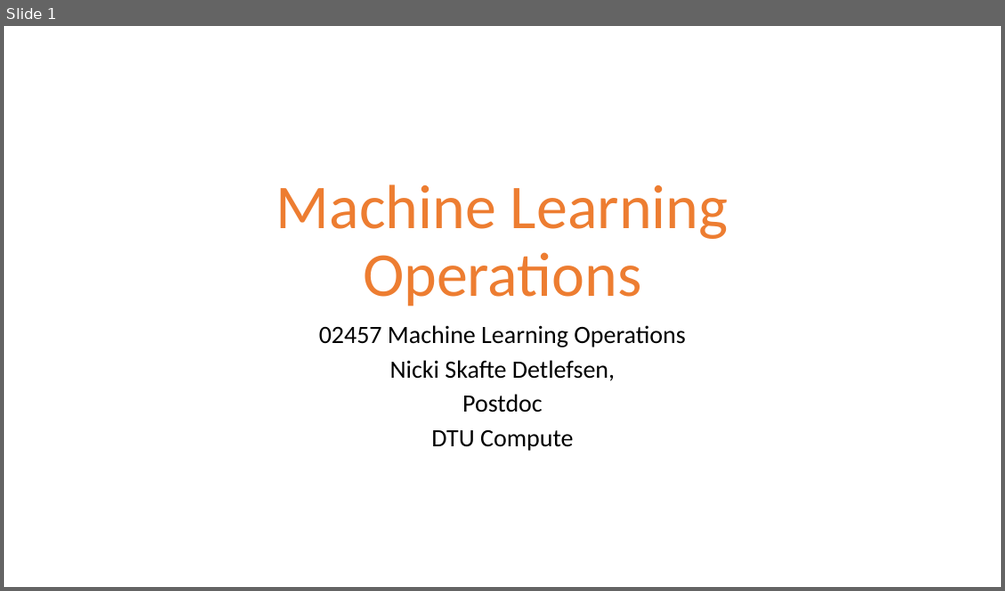
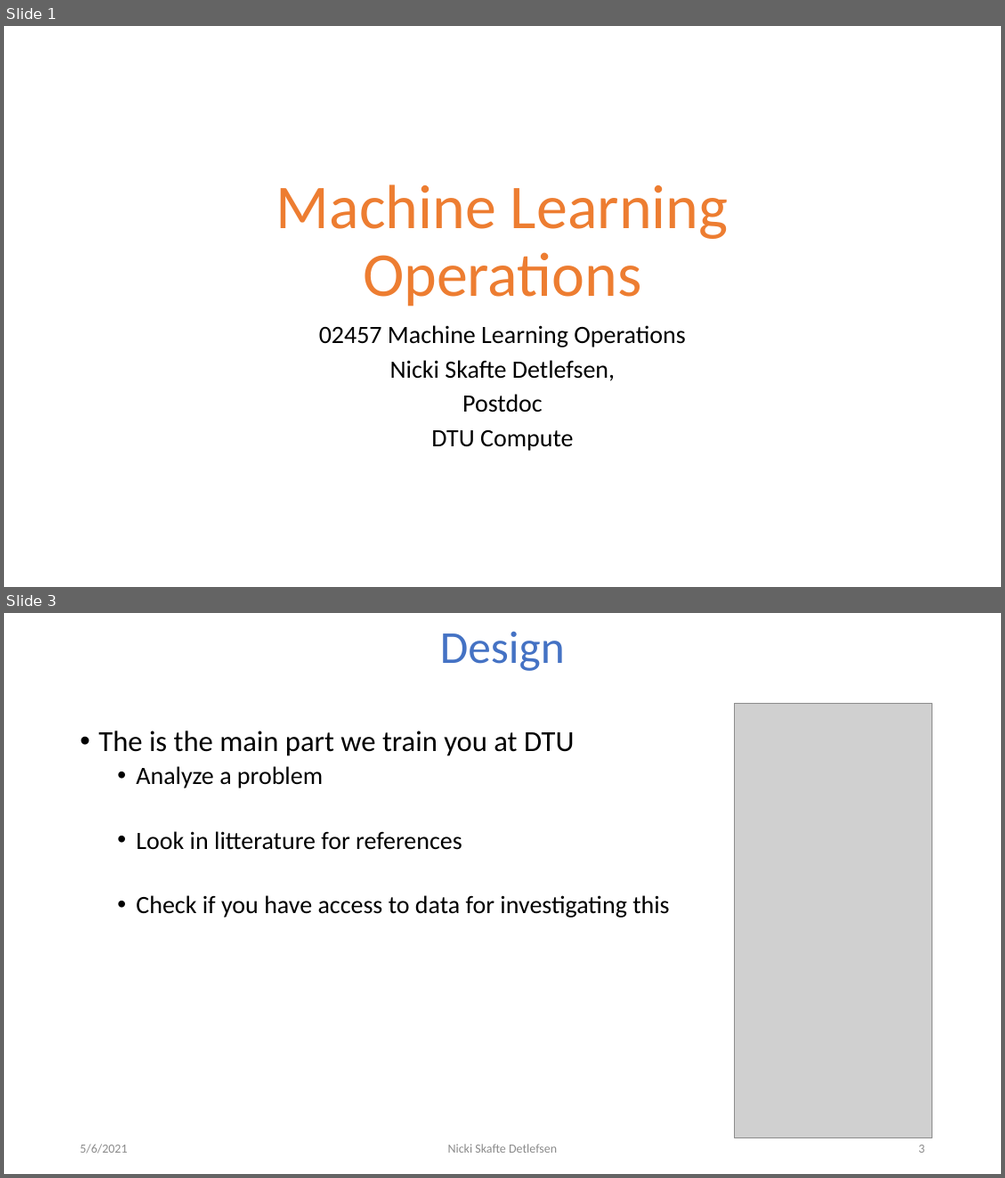
Before and after one commit to DeepEasterbunny/dtu_mlops, a slide deck: 2_code_organisation/MLOps.pptx. Shown one above the other, each under a label of ours: slide 1 before the commit, slides 1 and 3 after it; the slides between them are not shown. The pictures are 1005x591 and 1005x1178 pixels, drawn with LibreOffice and Linux fonts; fonts in the diff are those of the drawing; grey boxes stand for pictures; background and template pictures are left out. Boxes give left, top, right and bottom in pixels: in the first picture for what was removed or moved away, otherwise in the second. Text is boxed around its words. In the diff, an @@ line names an element or a change of style, - is before the commit and + after.

```diff
--- a/2_code_organisation/MLOps.pptx
+++ b/2_code_organisation/MLOps.pptx
@@ slide 3 added at (x1=4, y1=613, x2=1001, y2=1174), background #FFFFFF @@
@@ title added at (x1=440, y1=631, x2=565, y2=671), 44 pt, text #4472C4 @@
+Design
@@ picture added at (x1=735, y1=703, x2=932, y2=1138) @@
@@ text added at (x1=98, y1=730, x2=669, y2=917), 24 pt, text #000000 @@
+• The is the main part we train you at DTU
+  • Analyze a problem
+  • Look in litterature for references
+  • Check if you have access to data for investigating this
@@ text added at (x1=80, y1=1143, x2=127, y2=1153), 12 pt, text #8C8C8C @@
+5/6/2021
@@ text added at (x1=448, y1=1143, x2=557, y2=1152), 12 pt, text #8C8C8C @@
+Nicki Skafte Detlefsen
@@ page number added at (x1=918, y1=1144, x2=924, y2=1152), 12 pt, text #8C8C8C @@
+3
```
Also in this commit, not shown: 4 slides changed, 1 other slide added, 3 slides removed, 5 other files.
